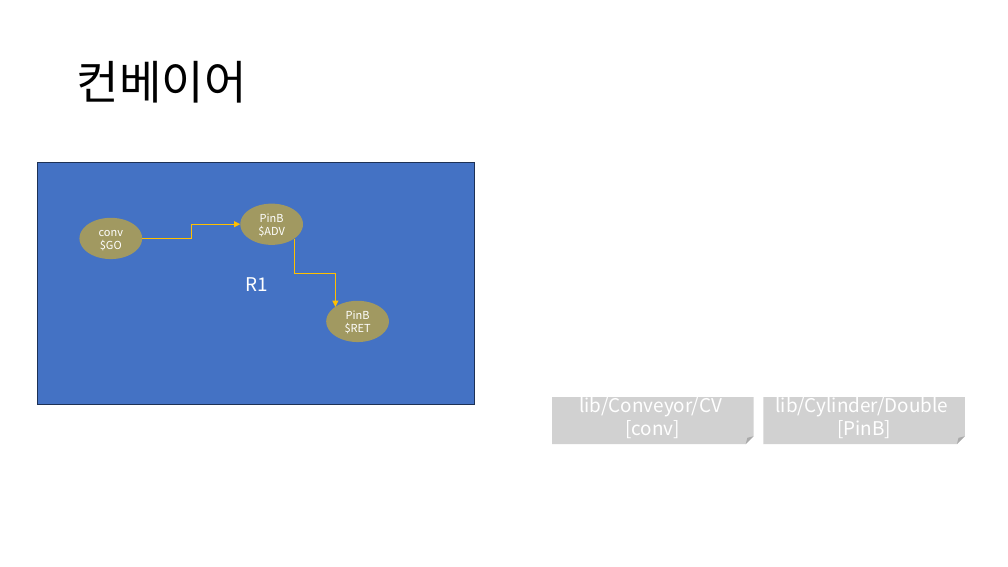
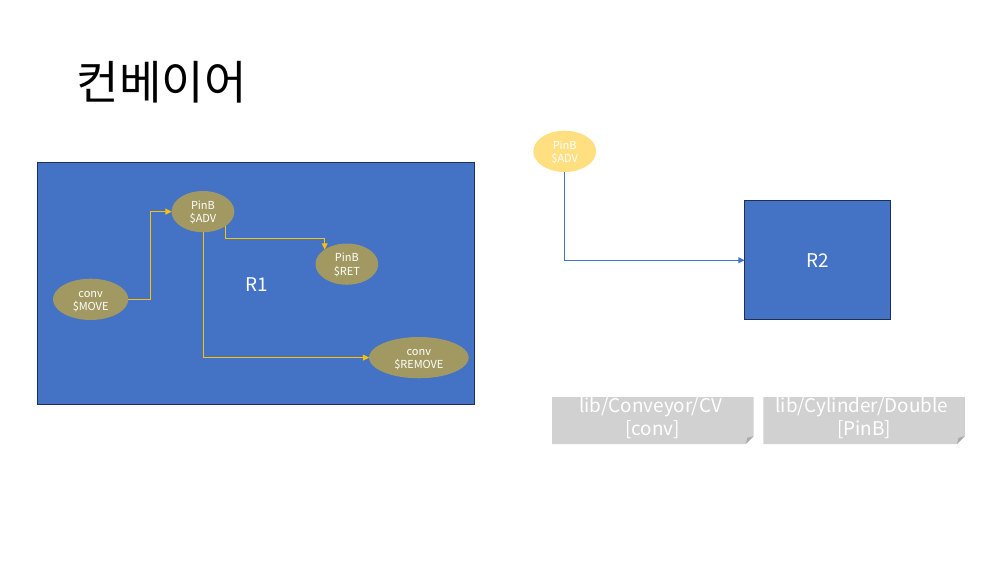
Before and after one commit to DualsoftDev/ds, a slide deck: slide 8 of DsDotNet/src/UnitTest/UnitTest.Model/ImportOfficeExample/Sample/s.pptx. Drawn at 1008x567 pixels with LibreOffice and Linux fonts; fonts in the diff are those of the drawing. Boxes give left, top, right and bottom in pixels: in the first picture for what was removed or moved away, otherwise in the second. Text is boxed around its words. In the diff, an @@ line names an element or a change of style, - is before the commit and + after.

```diff
--- a/DsDotNet/src/UnitTest/UnitTest.Model/ImportOfficeExample/Sample/s.pptx
+++ b/DsDotNet/src/UnitTest/UnitTest.Model/ImportOfficeExample/Sample/s.pptx
@@ ellipse added at bbox=[534, 131, 597, 172], fill #FFC000 at 50% opacity, 10.5 pt, text #FFFFFF @@
+PinB $ADV
@@ elbow arrow added from (565, 172) to (745, 260), #4472C4 0.5 pt @@
@@ ellipse "PinB $ADV": place and size @@
-ellipse "PinB $ADV" at bbox=[240, 203, 303, 245]
+ellipse "PinB $ADV" at bbox=[172, 191, 234, 233]
@@ rectangle added at bbox=[745, 200, 891, 320], fill #4472C4, outline #1E3256 1 pt, 18 pt, text #FFFFFF @@
+R2
@@ elbow arrow moved from (142, 238) - (240, 225) to (129, 299) - (172, 212) @@
@@ elbow arrow added from (203, 232) to (369, 358), #FFC000 0.5 pt @@
@@ elbow arrow moved from (294, 239) - (336, 307) to (225, 226) - (325, 250) @@
@@ ellipse "PinB $RET": place and size @@
-ellipse "PinB $RET" at bbox=[327, 301, 389, 343]
+ellipse "PinB $RET" at bbox=[315, 243, 378, 285]
@@ ellipse "conv $MOVE": place and size @@
-ellipse "conv $MOVE" at bbox=[79, 218, 142, 259]
+ellipse "conv $MOVE" at bbox=[53, 279, 128, 321]
@@ text in ellipse at bbox=[73, 291, 109, 311]: text changed @@
-conv $GO
+conv $MOVE
@@ ellipse added at bbox=[369, 337, 469, 379], fill #FFC000 at 50% opacity, 10.5 pt, text #FFFFFF @@
+conv $REMOVE
```
Also in this commit, not shown: 1 other slide changed, 16 other files.
